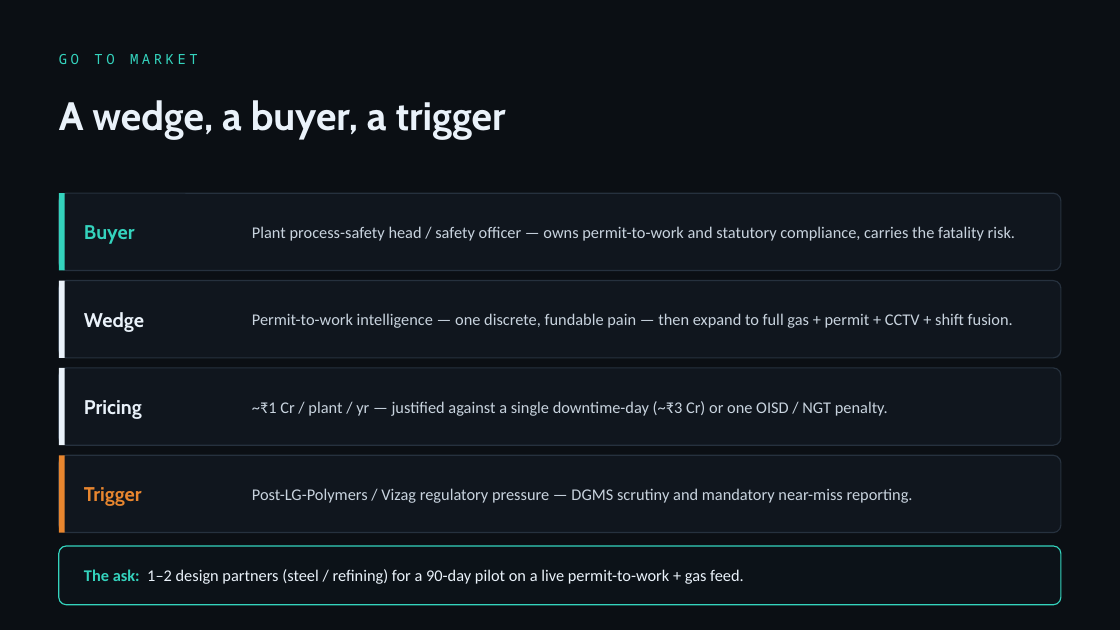
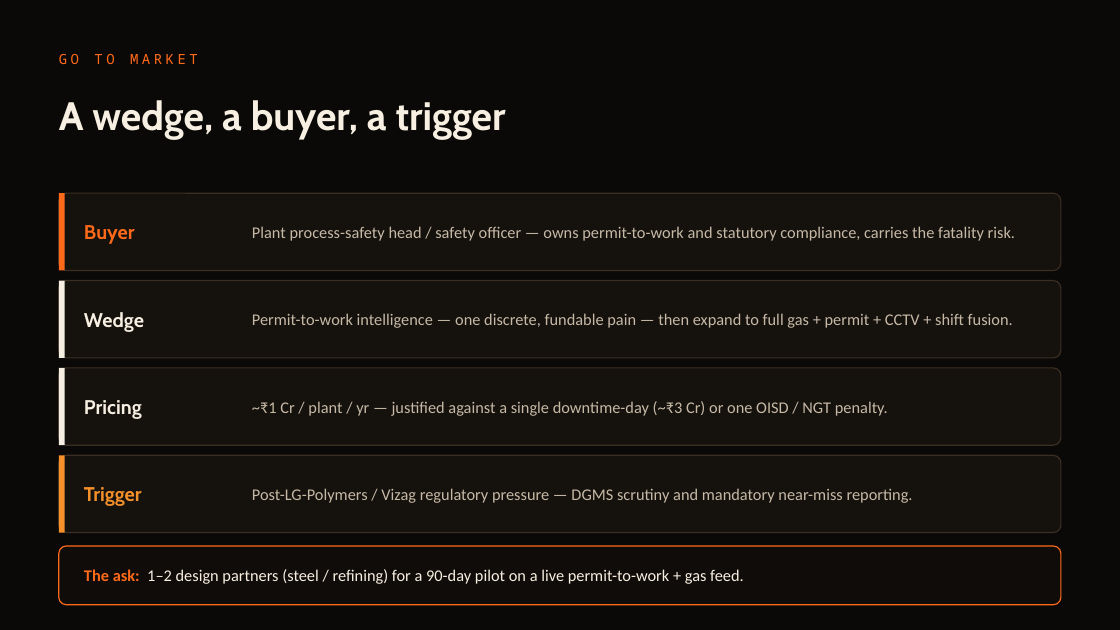
Before and after one commit to SaudSatopay/trinetra, a slide deck: slide 12 of docs/Trinetra_Deck.pptx (slide 11 before the commit). Drawn at 1120x630 pixels with LibreOffice and Linux fonts; fonts in the diff are those of the drawing. Boxes give left, top, right and bottom in pixels: in the first picture for what was removed or moved away, otherwise in the second. Text is boxed around its words. In the diff, an @@ line names an element or a change of style, - is before the commit and + after.

Commit message:
Align the deck to the Foundry palette + add the new capability slides
Repalette the pitch deck from the old teal-on-navy to the warm-ink / molten-orange
Foundry look the live control room and README now use — background, panels, the
molten-orange signature accent and the steel/amber/red risk ramp. No teal remains.

Add three slides for the capabilities shipped this round:
- Shift-left permit gate — the permit desk blocking a hot-work request that would
  complete the compound pattern (HIGH 80 -> CRITICAL 100), with the regulation-
  grounded conditions to issue safely.
- Fleet command — one engine across six plants, the live aggregate (6 plants /
  7 workers / 2 compound / +6 min lead) and the per-site board.
- Active-learning flywheel — the per-plant nuisance threshold with the locked
  recall guardrail (compound / HIGH / CRITICAL always page).

Now 17 slides. System fonts kept (Trebuchet / Consolas / Calibri) so it renders
reliably in PowerPoint. Headline numbers unchanged — engine untouched.

```diff
--- a/docs/Trinetra_Deck.pptx
+++ b/docs/Trinetra_Deck.pptx
@@ background #0B0F14 to #0B0908 @@
@@ text "GO TO MARKET" at (x1=59, y1=54, x2=198, y2=64): text colour #34D3BD to #FF6A1A @@
@@ rectangle at (x1=59, y1=193, x2=65, y2=271): fill #34D3BD to #FF6A1A @@
@@ text "Buyer" at (x1=84, y1=225, x2=135, y2=244): text colour #34D3BD to #FF6A1A @@
@@ rectangle at (x1=59, y1=281, x2=65, y2=358): fill #EAF2FA to #F7EFE1 @@
@@ rectangle at (x1=59, y1=368, x2=65, y2=445): fill #EAF2FA to #F7EFE1 @@
@@ text colour #EAF2FA to #F7EFE1 in 3 elements at (x1=59, y1=100, x2=506, y2=140), (x1=84, y1=312, x2=144, y2=332), (x1=84, y1=400, x2=142, y2=419) @@
@@ fill #10161E to #15110D; outline #26313E 1 pt to #3B2E22 1 pt in 4 elements at (x1=59, y1=193, x2=1061, y2=271), (x1=59, y1=281, x2=1061, y2=358), (x1=59, y1=368, x2=1061, y2=445), (x1=59, y1=455, x2=1061, y2=533) @@
@@ rectangle at (x1=59, y1=455, x2=65, y2=533): fill #E8862F to #F5902B @@
@@ text "Trigger" at (x1=84, y1=487, x2=142, y2=506): text colour #E8862F to #F5902B @@
@@ text colour #C8D3DE to #C6B9A6 in 4 elements at (x1=252, y1=226, x2=1015, y2=241), (x1=252, y1=313, x2=1013, y2=328), (x1=252, y1=401, x2=888, y2=416), (x1=252, y1=488, x2=913, y2=503) @@
@@ rounded rectangle at (x1=59, y1=546, x2=1061, y2=605): fill #0C1218 to #100C09; outline #34D3BD 1 pt to #FF6A1A 1 pt @@
@@ text "The ask: 1–2 design partners ..." at (x1=84, y1=569, x2=744, y2=584): text colour #34D3BD to #FF6A1A in "The ask:"; text colour #EAF2FA to #F7EFE1 @@
```
Also in this commit, not shown: 13 other slides changed, 3 slides added, 1 other file.
